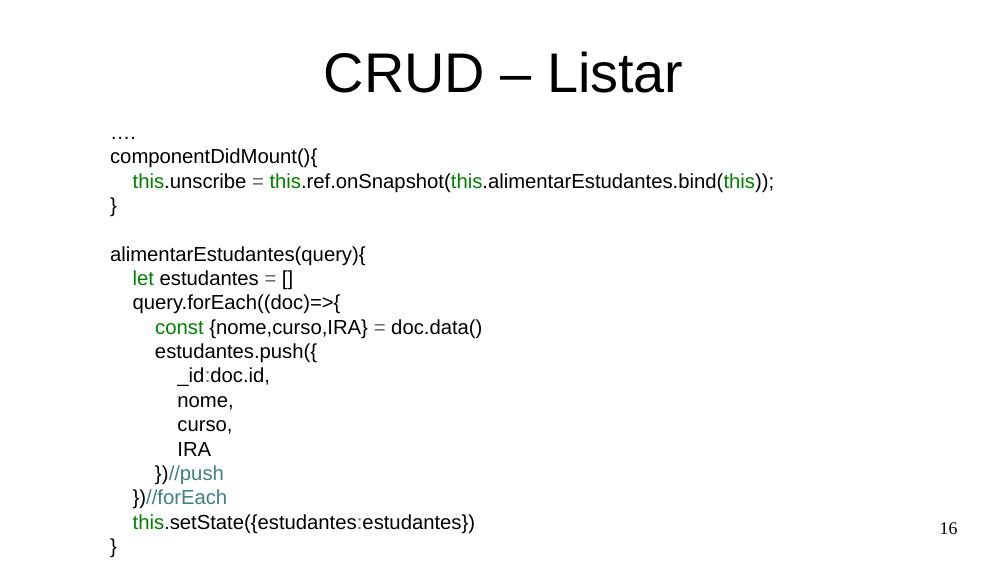
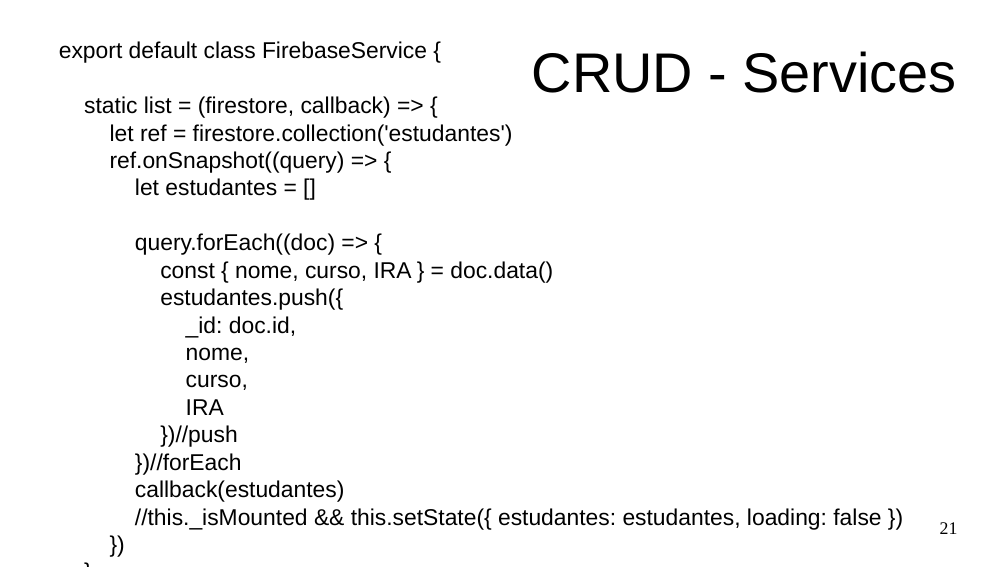
Before and after one commit to Marques-Dev/WEB_2020-1, a slide deck: slide 21 of SLIDES/aula07-crud-firebase.odp (slide 16 before the commit). Drawn at 1008x567 pixels with LibreOffice and Linux fonts; fonts in the diff are those of the drawing. Boxes give left, top, right and bottom in pixels: in the first picture for what was removed or moved away, otherwise in the second. Text is boxed around its words. In the diff, an @@ line names an element or a change of style, - is before the commit and + after.

```diff
--- a/SLIDES/aula07-crud-firebase.odp
+++ b/SLIDES/aula07-crud-firebase.odp
@@ text at bbox=[59, 41, 881, 530]: paragraph removed @@
-...
@@ text "export default class FirebaseService {": place and size @@
-text "export default class FirebaseService {" at bbox=[110, 148, 775, 534]
+text "export default class FirebaseService {" at bbox=[59, 41, 881, 530]
@@ text at bbox=[59, 41, 513, 173]: text changed; size 16 to 18 pt @@
-….
-componentDidMount(){
-this.unscribe = this.ref.onSnapshot(this.alimentarEstudantes.bind(this));
-}
-alimentarEstudantes(query){
+export default class FirebaseService {
+static list = (firestore, callback) => {
+let ref = firestore.collection('estudantes')
+ref.onSnapshot((query) => {
@@ title at bbox=[532, 51, 957, 93]: text changed @@
-CRUD – Listar
+CRUD - Services
@@ text at bbox=[135, 178, 343, 475]: size 16 to 18 pt in "let estudantes = []", "estudantes.push({", "nome,", "curso," and 4 more places; text colour #008000 to #000000 in "let"; text colour #666666 to #000000 in "="; text colour #408080 to #000000 in "})//push", "})//forEach" @@
@@ text at bbox=[135, 233, 553, 283]: text changed; size 16 to 18 pt @@
-query.forEach((doc)=>{
-const {nome,curso,IRA} = doc.data()
+query.forEach((doc) => {
+const { nome, curso, IRA } = doc.data()
@@ text at bbox=[186, 316, 296, 338]: text changed; size 16 to 18 pt @@
-_id:doc.id,
+_id: doc.id,
@@ text at bbox=[135, 480, 881, 530]: text changed; size 16 to 18 pt @@
-this.setState({estudantes:estudantes})
+callback(estudantes)
+//this._isMounted && this.setState({ estudantes: estudantes, loading: false })
+})
@@ page number at bbox=[940, 522, 958, 534]: text changed @@
-16
+21
```
Also in this commit, not shown: 7 other slides changed, 18 slides added, 1 slide removed, 3 other files.
